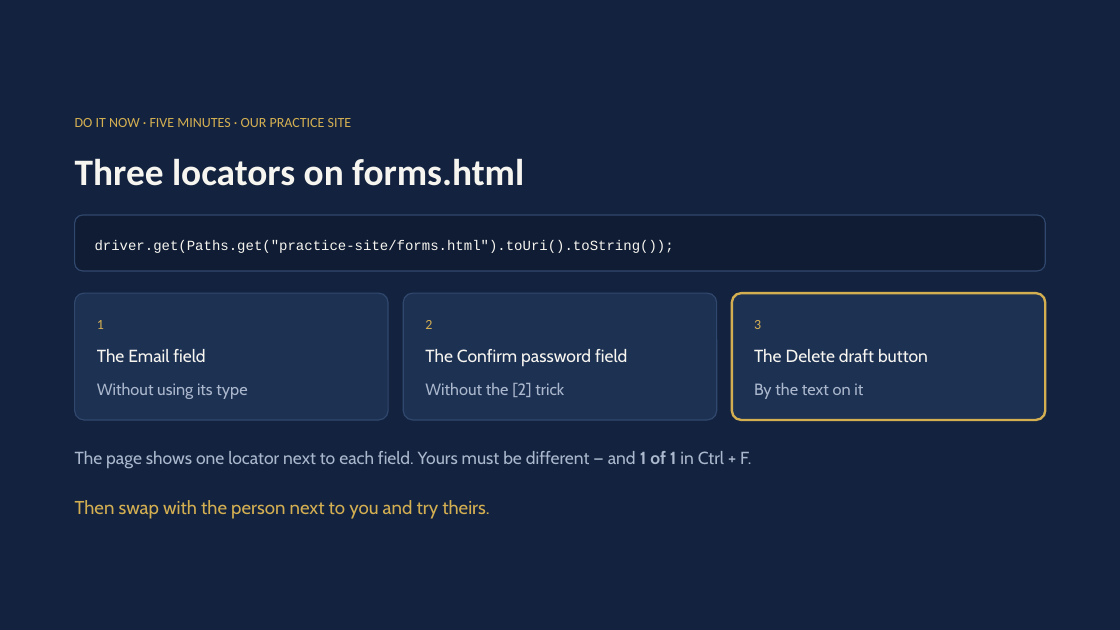
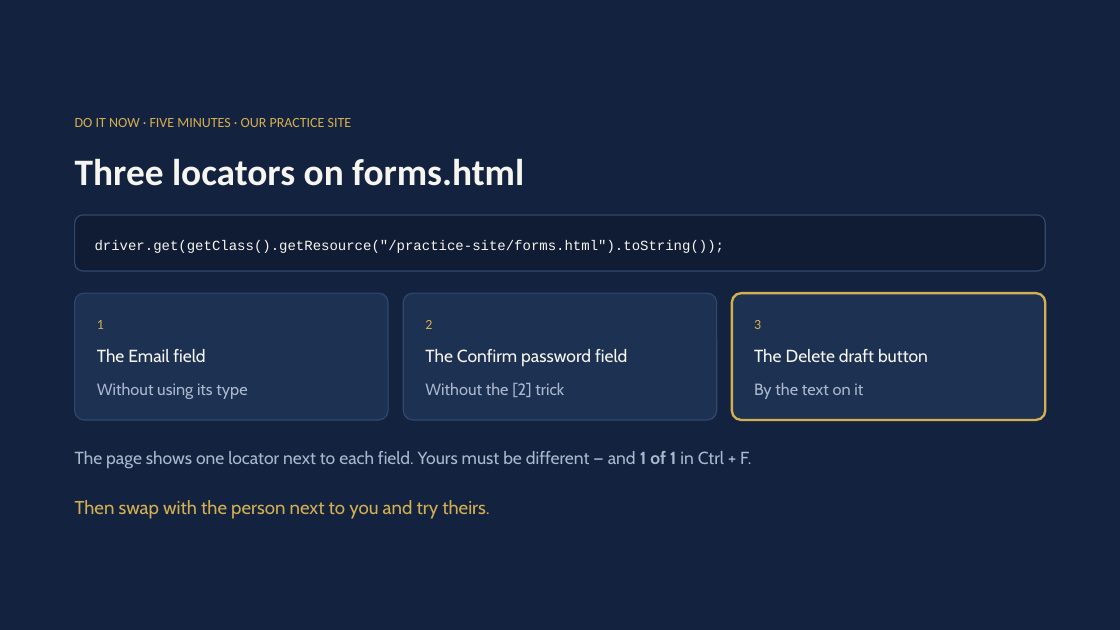
Before and after one commit to MohamedShehab280/software-testing, a slide deck: slide 13 of week-04/Week 4 - Locators and Assertions.pptx (slide 12 before the commit). Drawn at 1120x630 pixels with LibreOffice and Linux fonts; fonts in the diff are those of the drawing. Boxes give left, top, right and bottom in pixels: in the first picture for what was removed or moved away, otherwise in the second. Text is boxed around its words. In the diff, an @@ line names an element or a change of style, - is before the commit and + after.

Commit message:
Week 4: practice site moves to src/test/resources, new recap slide
Open it with getClass().getResource("/practice-site/forms.html"): Maven copies resources
next to the compiled tests, so the same line works on every computer.

```diff
--- a/week-04/Week 4 - Locators and Assertions.pptx
+++ b/week-04/Week 4 - Locators and Assertions.pptx
@@ text at (95,240,725,253): text changed @@
-driver.get(Paths.get("practice-site/forms.html").toUri().toString());
+driver.get(getClass().getResource("/practice-site/forms.html").toString());
```
Also in this commit, not shown: 1 other slide changed, 1 slide added, 22 other files.
